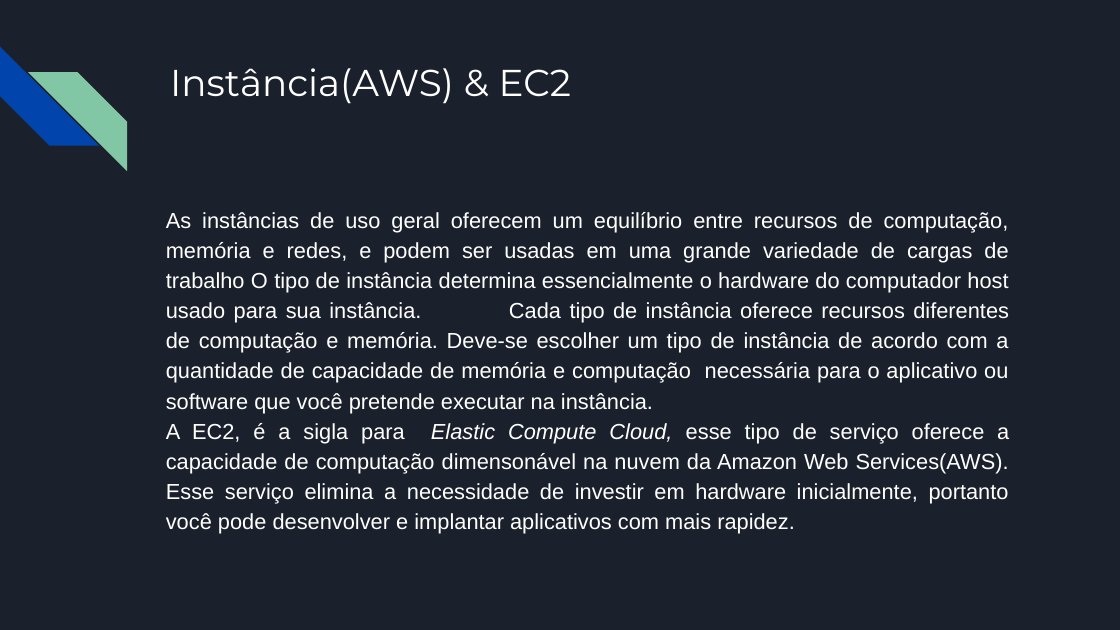
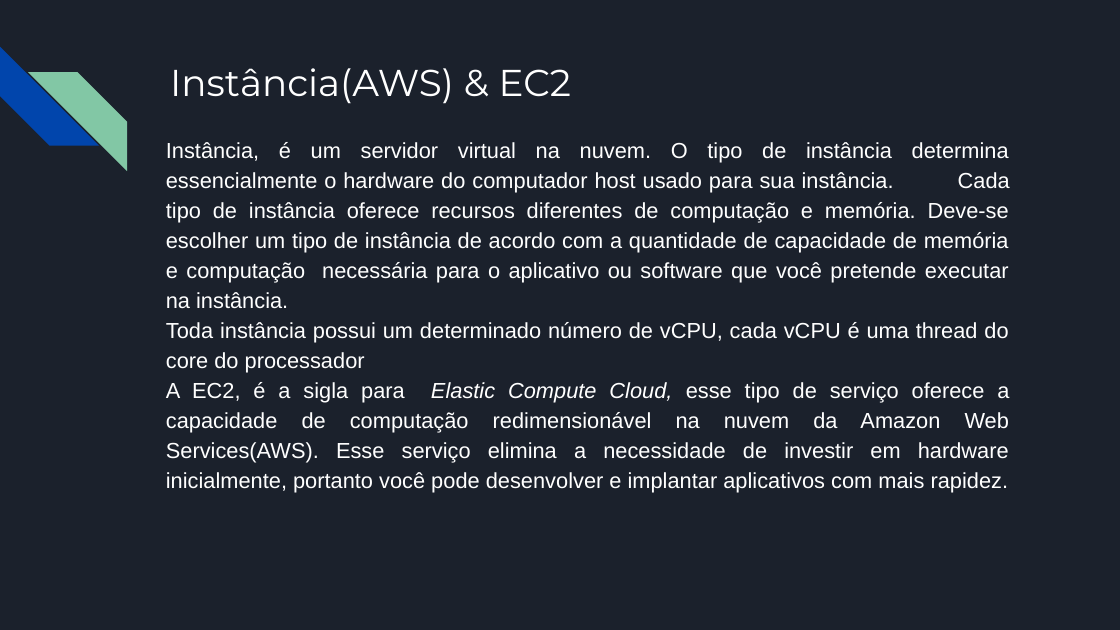
Before and after one commit to marcelo-bonora/Bandtec---Disciplinas, a slide deck: slide 7 of 2020_2 Sistemas Operacionais/2020_10_21 Avaliação Diagnóstica Prática 2/Marcelo-AC2.pptx. Drawn at 1120x630 pixels with LibreOffice and Linux fonts; fonts in the diff are those of the drawing. Boxes give left, top, right and bottom in pixels: in the first picture for what was removed or moved away, otherwise in the second. Text is boxed around its words. In the diff, an @@ line names an element or a change of style, - is before the commit and + after.

```diff
--- a/2020_2 Sistemas Operacionais/2020_10_21 Avaliação Diagnóstica Prática 2/Marcelo-AC2.pptx
+++ b/2020_2 Sistemas Operacionais/2020_10_21 Avaliação Diagnóstica Prática 2/Marcelo-AC2.pptx
@@ text at (166, 142, 1010, 493): text changed @@
-As instâncias de uso geral oferecem um equilíbrio entre recursos de computação, memória e redes, e podem ser usadas em uma grande variedade de cargas de trabalho O tipo de instância determina essencialmente o hardware do computador host usado para sua instância. Cada tipo de instância oferece recursos diferentes de computação e memória. Deve-se escolher um tipo de instância de acordo com a quantidade de capacidade de memória e computação necessária para o aplicativo ou software que você pretende executar na instância.
-A EC2, é a sigla para Elastic Compute Cloud, esse tipo de serviço oferece a capacidade de computação dimensonável na nuvem da Amazon Web Services(AWS). Esse serviço elimina a necessidade de investir em hardware inicialmente, portanto você pode desenvolver e implantar aplicativos com mais rapidez.
+Instância, é um servidor virtual na nuvem. O tipo de instância determina essencialmente o hardware do computador host usado para sua instância. Cada tipo de instância oferece recursos diferentes de computação e memória. Deve-se escolher um tipo de instância de acordo com a quantidade de capacidade de memória e computação necessária para o aplicativo ou software que você pretende executar na instância.
+Toda instância possui um determinado número de vCPU, cada vCPU é uma thread do core do processador
+A EC2, é a sigla para Elastic Compute Cloud, esse tipo de serviço oferece a capacidade de computação redimensionável na nuvem da Amazon Web Services(AWS). Esse serviço elimina a necessidade de investir em hardware inicialmente, portanto você pode desenvolver e implantar aplicativos com mais rapidez.
```
Also in this commit, not shown: 4 other files.
